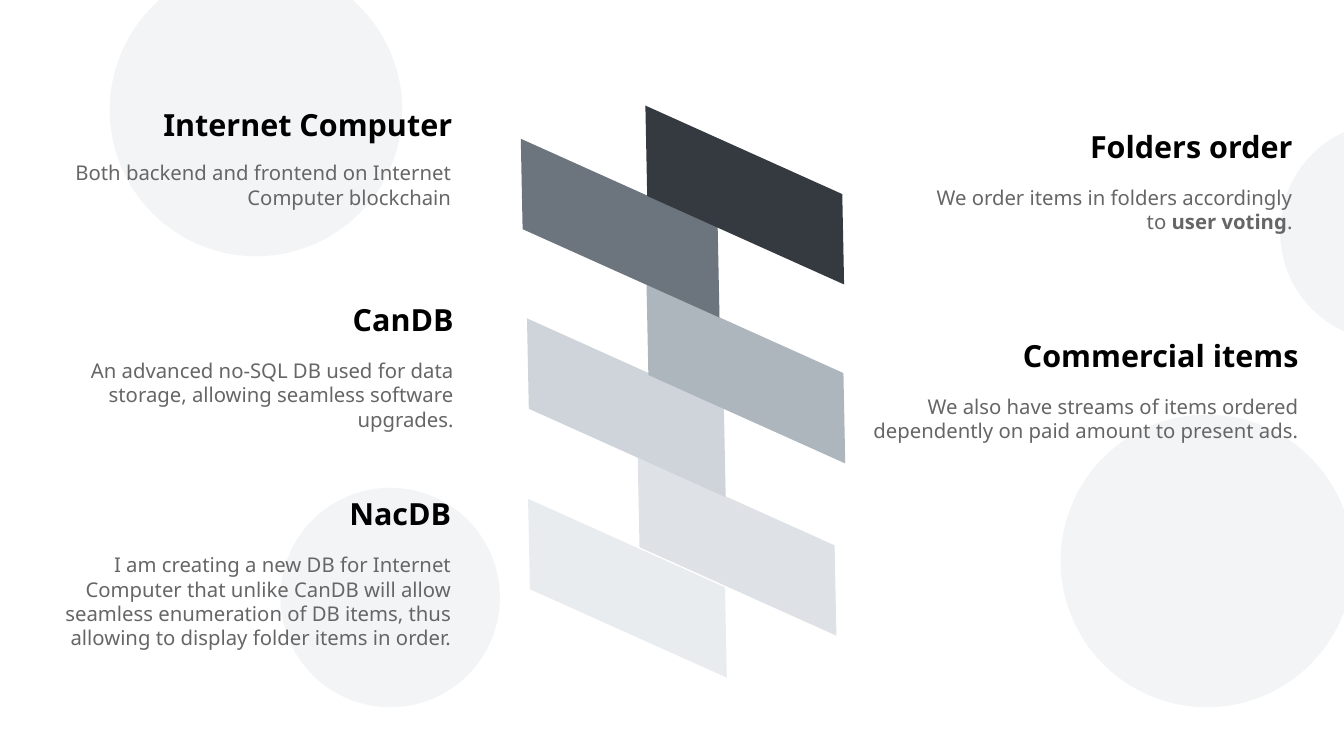
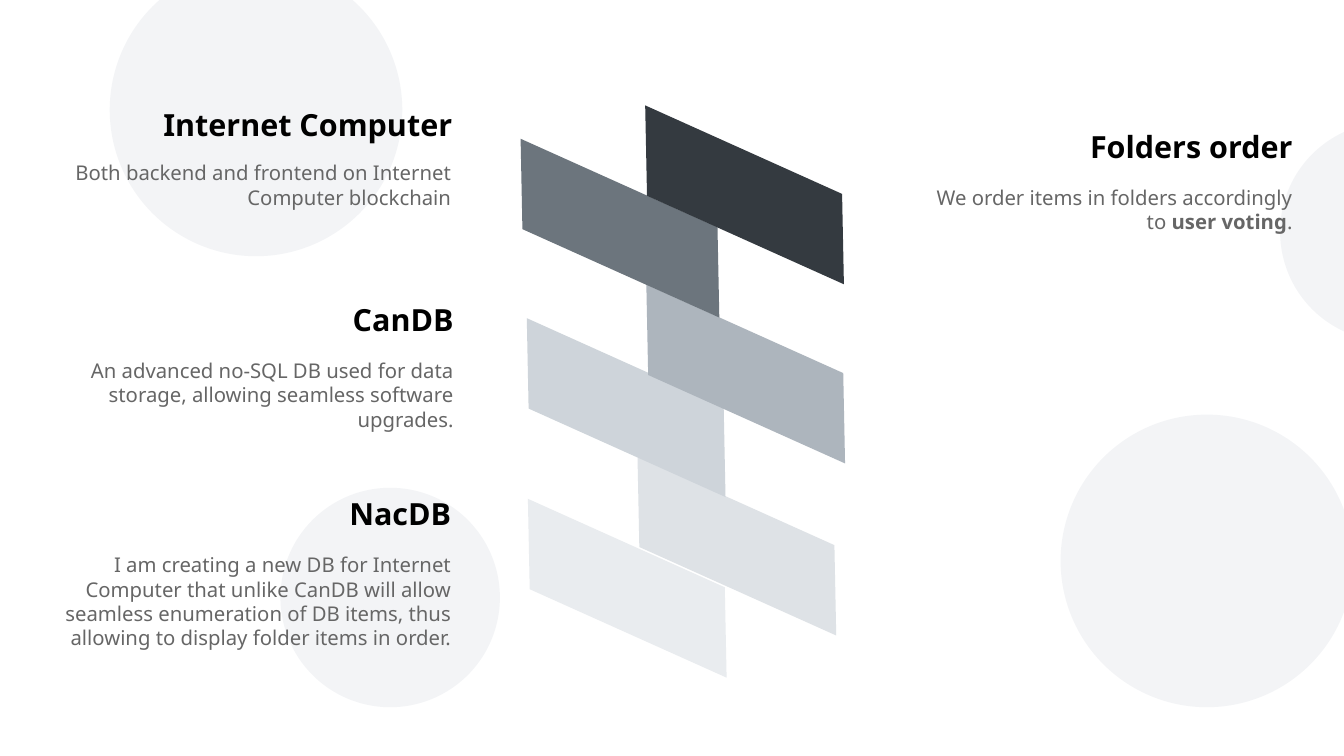
Before and after one commit to vporton/zondirectory2, a slide deck: slide 11 of docs/presentation.odp. Drawn at 1344x756 pixels with LibreOffice and Linux fonts; fonts in the diff are those of the drawing. Boxes give left, top, right and bottom in pixels: in the first picture for what was removed or moved away, otherwise in the second. Text is boxed around its words. In the diff, an @@ line names an element or a change of style, - is before the commit and + after.

Commit message:
presentation

```diff
--- a/docs/presentation.odp
+++ b/docs/presentation.odp
@@ text removed at [1023, 343, 1299, 368] @@
-Commercial items
@@ text removed at [873, 398, 1298, 443] @@
-We also have streams of items ordered dependently on paid amount to present ads.
```
Also in this commit, not shown: 5 other slides changed.
